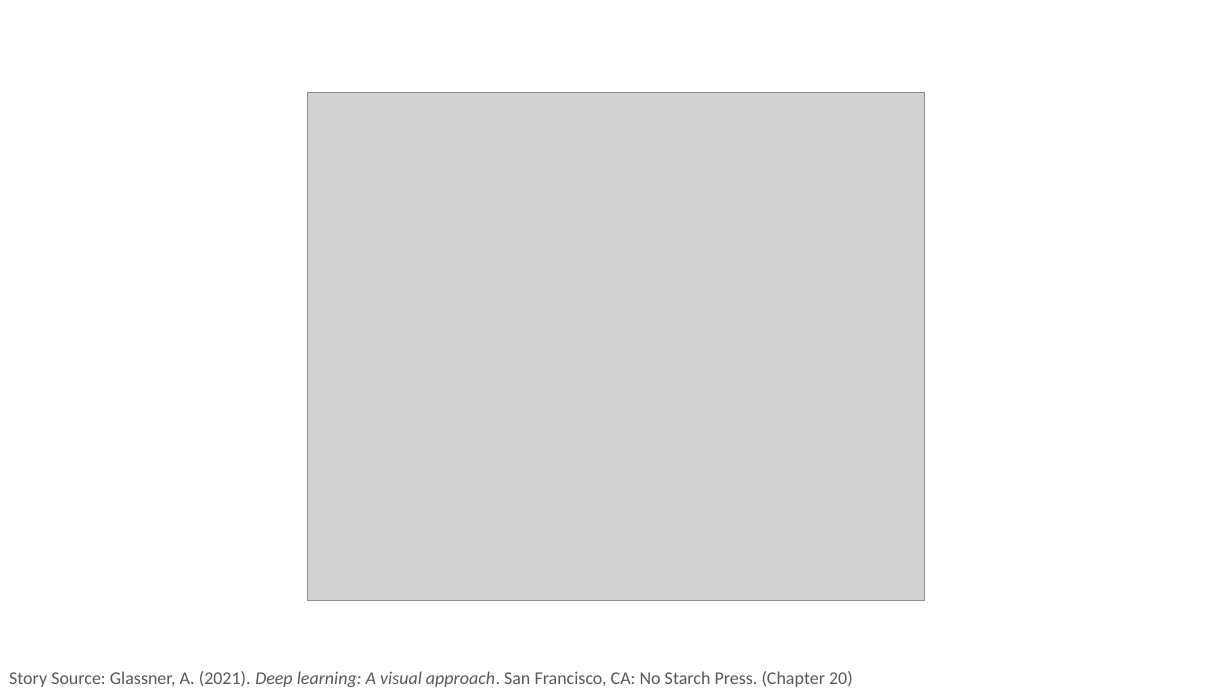
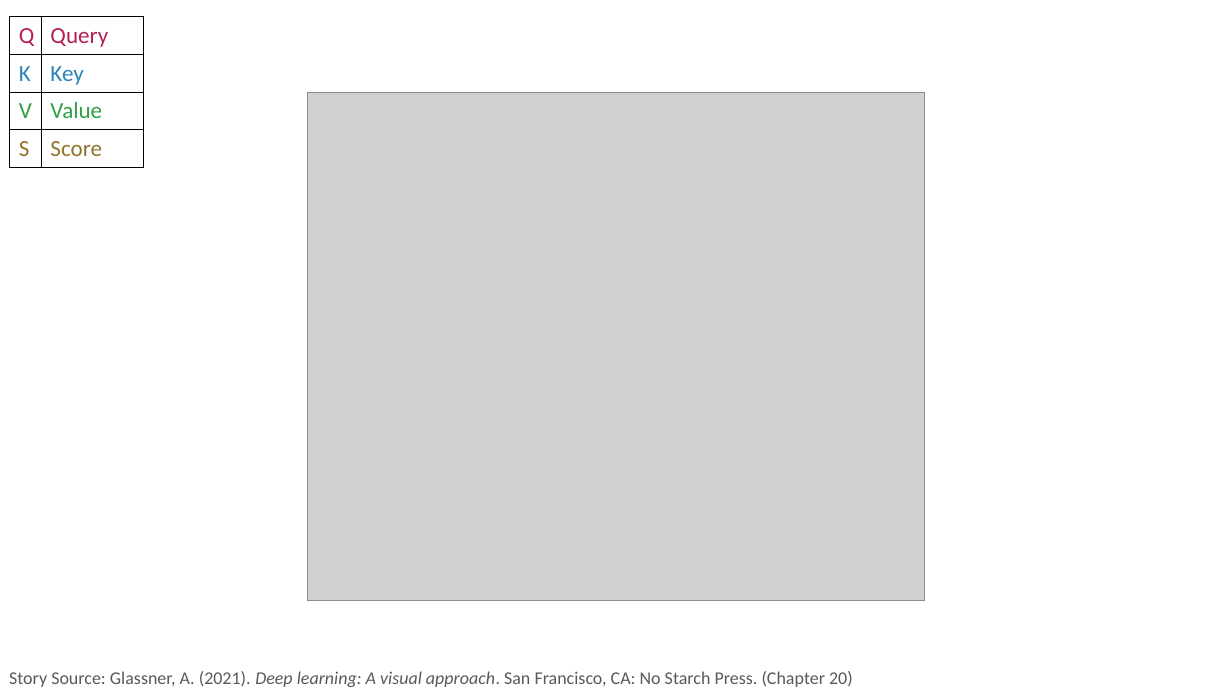
Before and after one commit to PracticumAI/transformers, a slide deck: slide 9 of presentations/02_transformers_attention.pptx. Drawn at 1232x693 pixels with LibreOffice and Linux fonts; fonts in the diff are those of the drawing; grey boxes stand for pictures. Boxes give left, top, right and bottom in pixels: in the first picture for what was removed or moved away, otherwise in the second. Text is boxed around its words. In the diff, an @@ line names an element or a change of style, - is before the commit and + after.

```diff
--- a/presentations/02_transformers_attention.pptx
+++ b/presentations/02_transformers_attention.pptx
@@ table added at [9, 17, 143, 167], 4 rows, 2 columns @@
+Q | Query
+K | Key
+V | Value
+S | Score
```
Also in this commit, not shown: 3 other slides changed, 2 other files.
